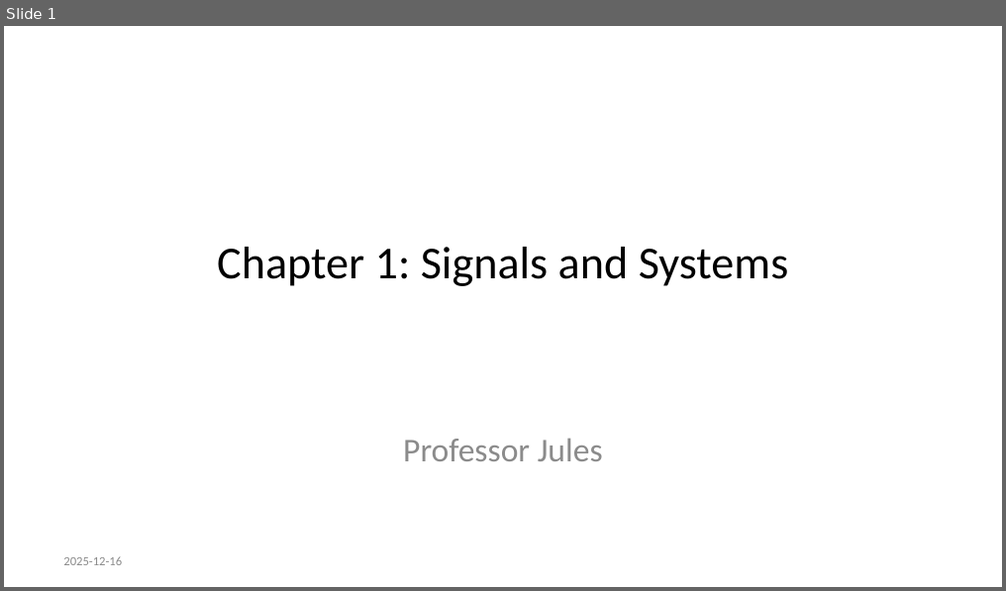
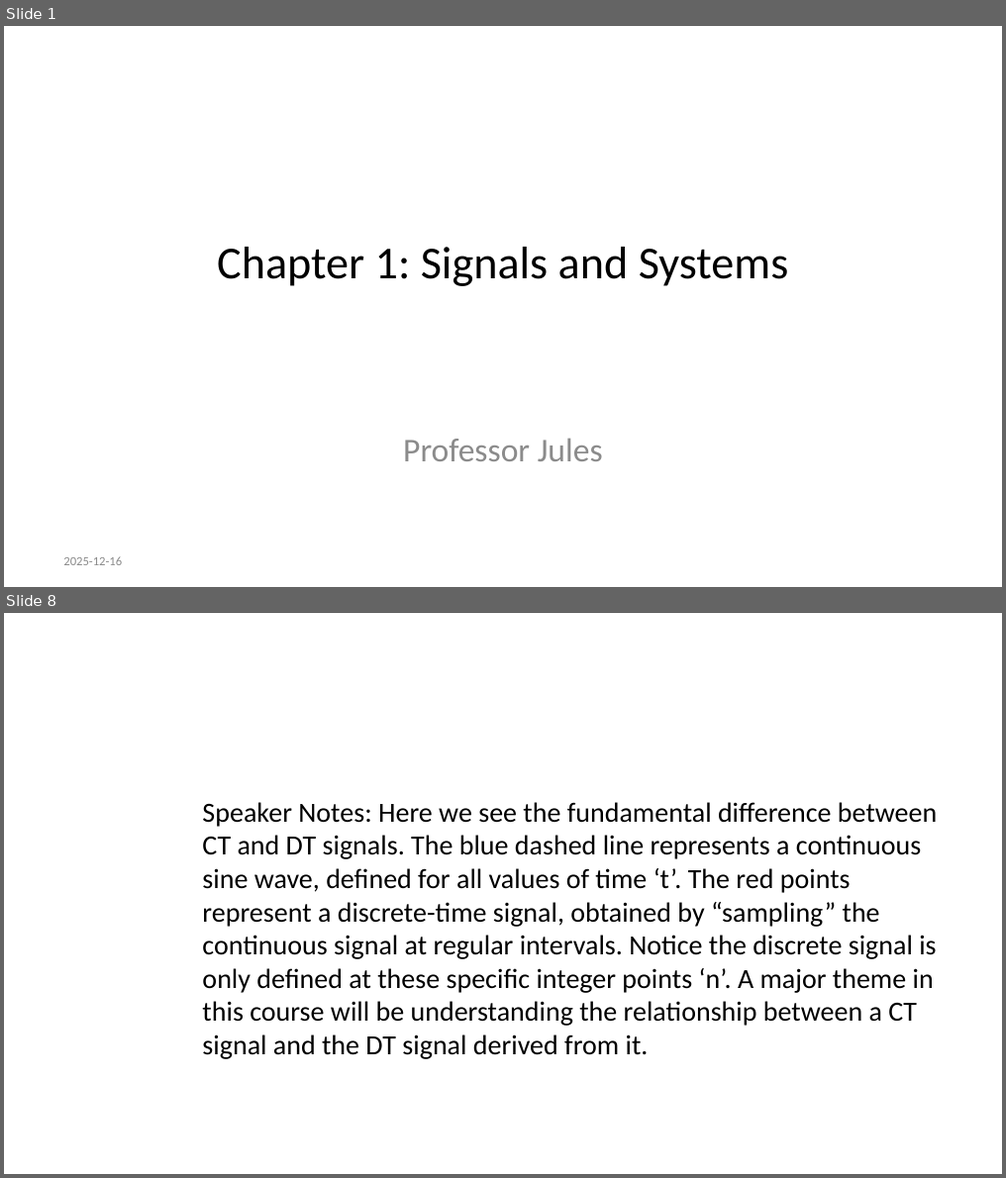
Before and after one commit to spakcjl/IntroductionToMedicalPhysics, a slide deck: presentation.pptx. Shown one above the other, each under a label of ours: slide 1 before the commit, slides 1 and 8 after it; the slides between them are not shown. The pictures are 1006x591 and 1006x1178 pixels, drawn with LibreOffice and Linux fonts; fonts in the diff are those of the drawing. Boxes give left, top, right and bottom in pixels: in the first picture for what was removed or moved away, otherwise in the second. Text is boxed around its words. In the diff, an @@ line names an element or a change of style, - is before the commit and + after.

```diff
--- a/presentation.pptx
+++ b/presentation.pptx
@@ slide 8 added at [4,613,1002,1174], background #FFFFFF @@
@@ text added at [202,802,937,1059], 20 pt, text #000000 @@
+Speaker Notes: Here we see the fundamental difference between CT and DT signals. The blue dashed line represents a continuous sine wave, defined for all values of time ‘t’. The red points represent a discrete-time signal, obtained by “sampling” the continuous signal at regular intervals. Notice the discrete signal is only defined at these specific integer points ‘n’. A major theme in this course will be understanding the relationship between a CT signal and the DT signal derived from it.
```
Also in this commit, not shown: 9 slides changed, 60 other slides added, 16 slides removed, 1 other file.
